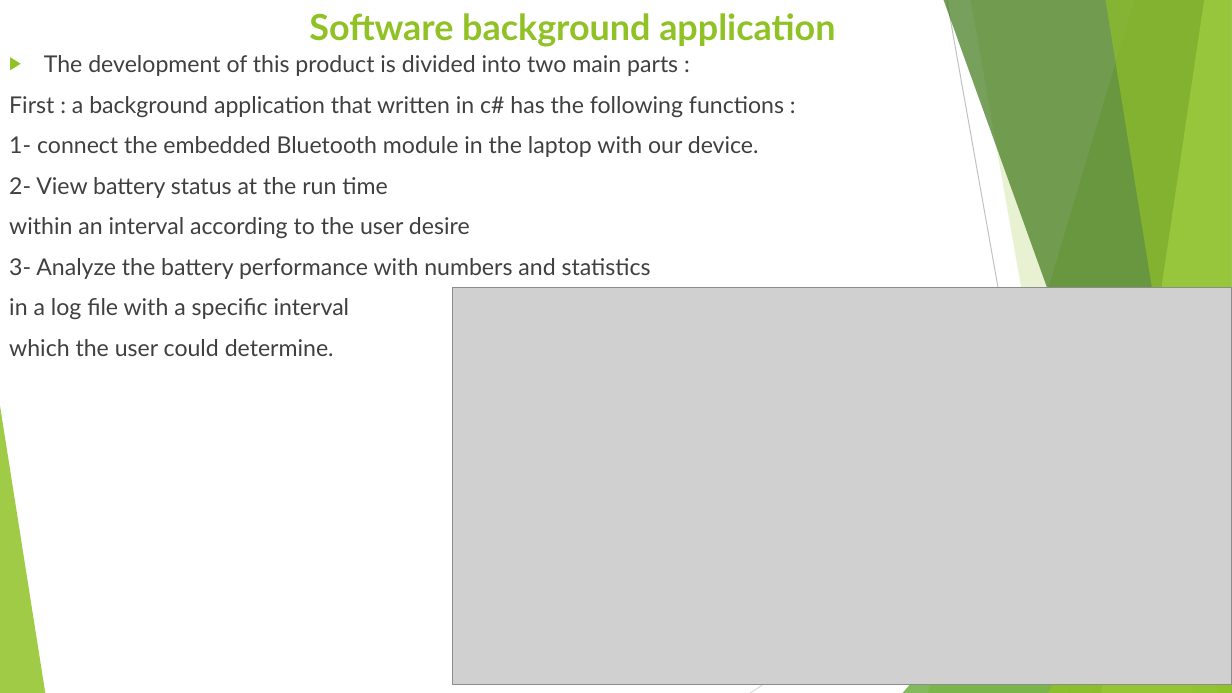
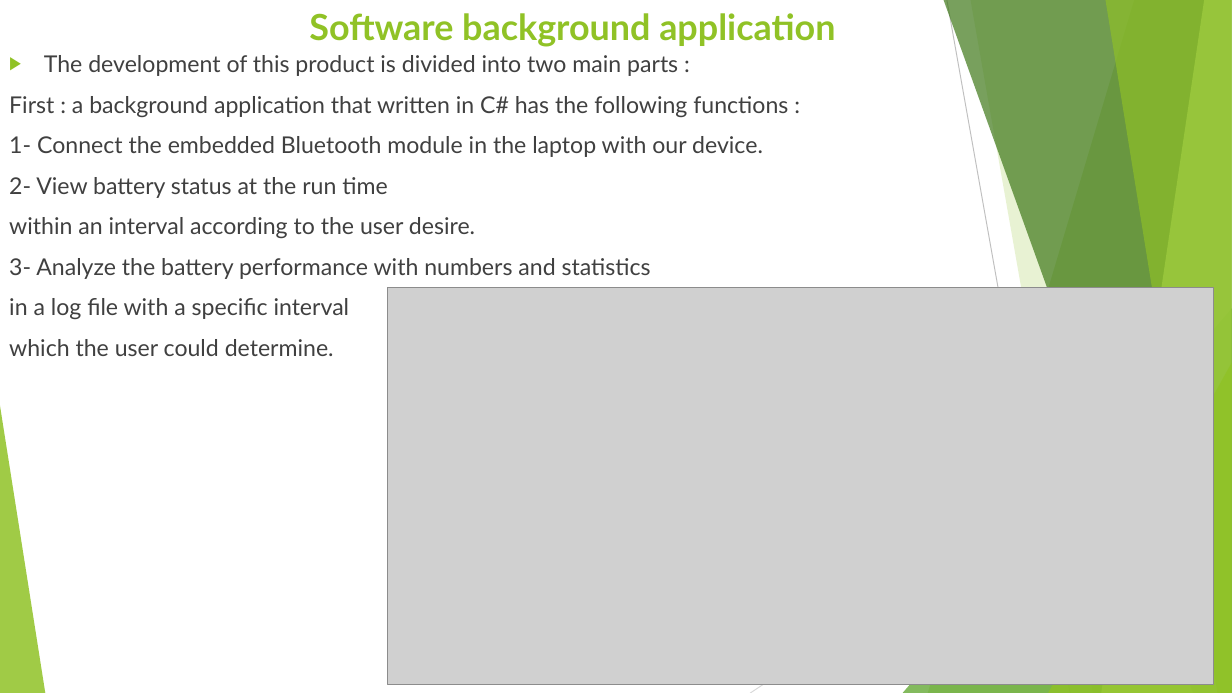
Before and after one commit to EngSherifMostafa/Graduation-project-2020-2021, a slide deck: slide 3 of Theoretical/Smart Battery Monitor.pptx. Drawn at 1232x693 pixels with LibreOffice and Linux fonts; fonts in the diff are those of the drawing; grey boxes stand for pictures. Boxes give left, top, right and bottom in pixels: in the first picture for what was removed or moved away, otherwise in the second. Text is boxed around its words. In the diff, an @@ line names an element or a change of style, - is before the commit and + after.

```diff
--- a/Theoretical/Smart Battery Monitor.pptx
+++ b/Theoretical/Smart Battery Monitor.pptx
@@ text at (9,96,788,157): text changed @@
-First : a background application that written in c# has the following functions :
-1- connect the embedded Bluetooth module in the laptop with our device.
+First : a background application that written in C# has the following functions :
+1- Connect the embedded Bluetooth module in the laptop with our device.
@@ text at (9,217,475,238): text changed @@
-within an interval according to the user desire
+within an interval according to the user desire.
@@ picture: place and size @@
-picture at (453,287,1232,684)
+picture at (387,287,1214,684)
```
Also in this commit, not shown: 14 other slides changed.
